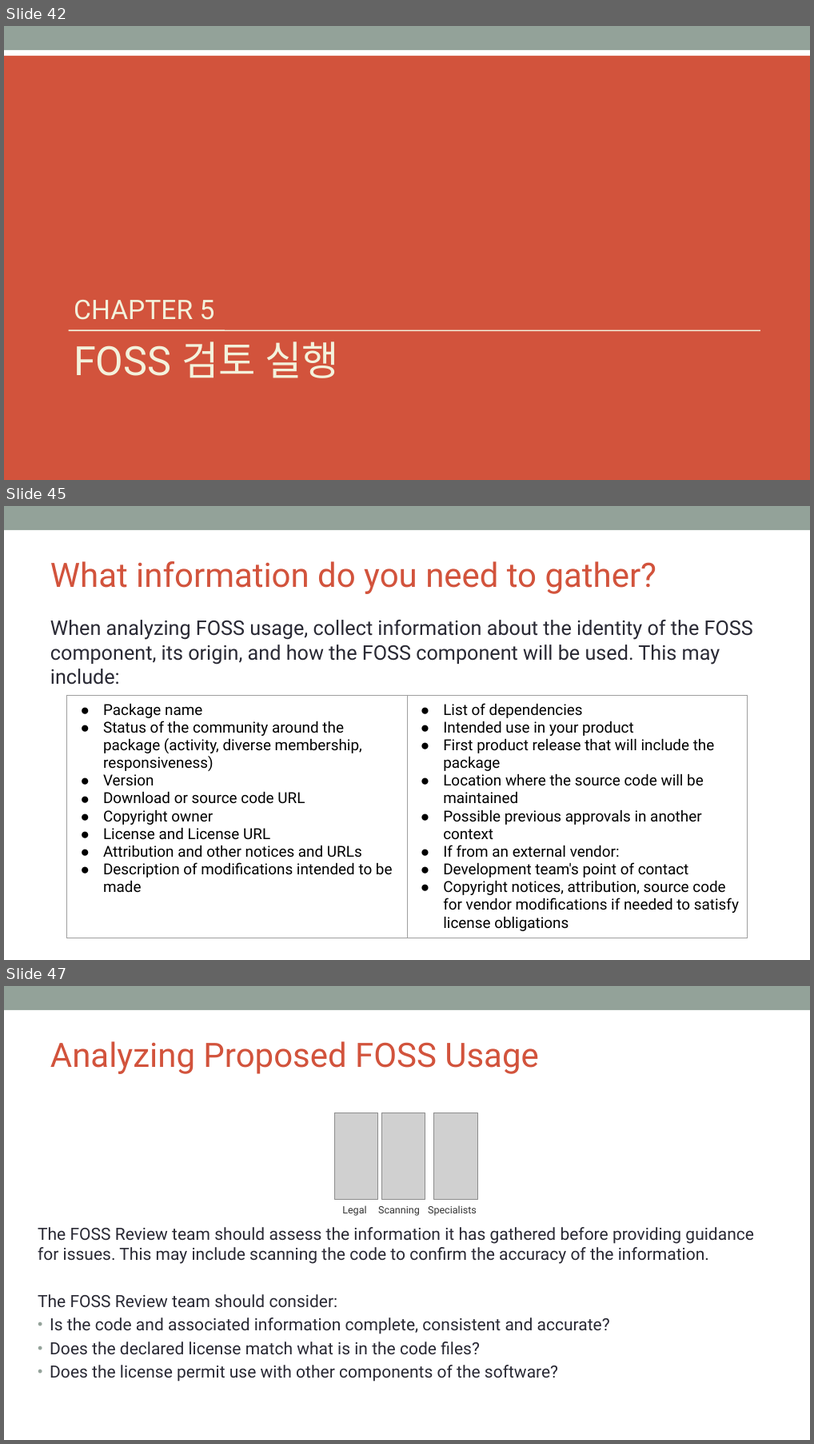
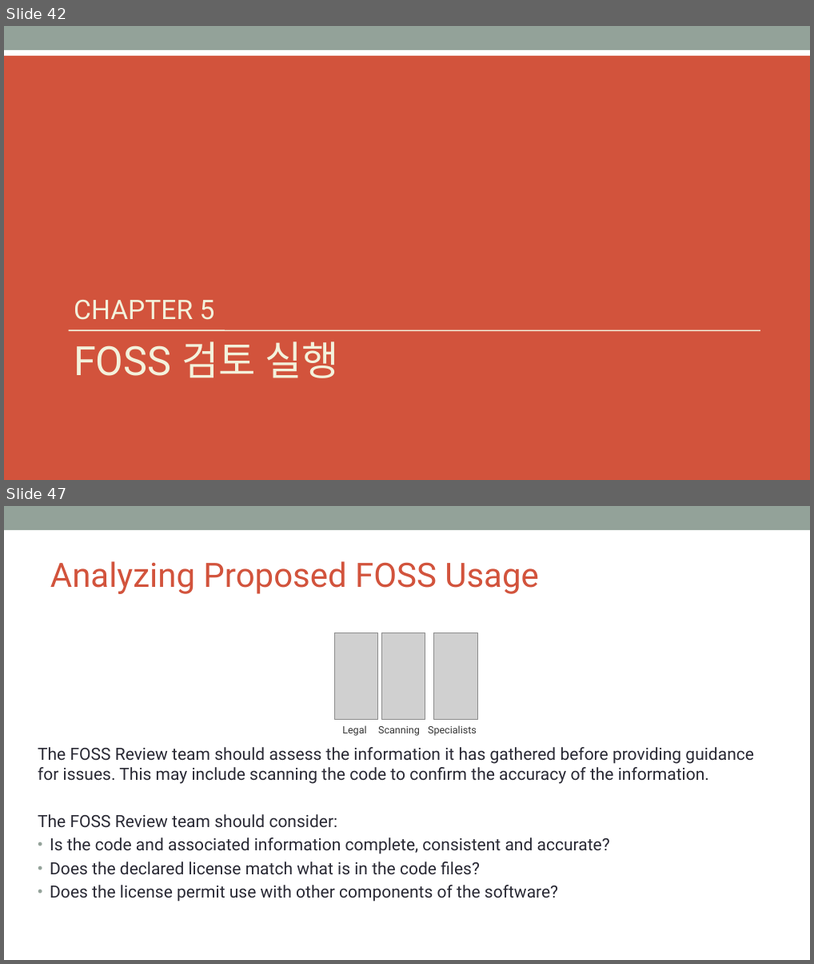
Before and after one commit to OpenChain-KWG/Curriculum-Translation-KR, a slide deck: target/slides/openchain-curriculum-for-1-1.pptx. Shown one above the other, each under a label of ours: slides 42, 45 and 47 before the commit, slides 42 and 47 after it; the slides between them are not shown. The pictures are 814x1444 and 814x964 pixels, drawn with LibreOffice and Linux fonts; fonts in the diff are those of the drawing; grey boxes stand for pictures; background and template pictures are left out. Boxes give left, top, right and bottom in pixels: in the first picture for what was removed or moved away, otherwise in the second. Text is boxed around its words. In the diff, an @@ line names an element or a change of style, - is before the commit and + after.

```diff
--- a/target/slides/openchain-curriculum-for-1-1.pptx
+++ b/target/slides/openchain-curriculum-for-1-1.pptx
@@ slide 45 removed at box(4, 506, 810, 960), background #FFFFFF; not listed: 1 template element that a slide beside it also shows @@
@@ title removed at box(50, 561, 657, 594) @@
-What information do you need to gather?
@@ text removed at box(50, 620, 754, 684) @@
-When analyzing FOSS usage, collect information about the identity of the FOSS component, its origin, and how the FOSS component will be used. This may include:
@@ table removed at box(67, 695, 747, 934), 1 rows, 2 columns @@
-Package name / Status of the community around the package (activity, diverse membership, responsiveness) / Version / Download or source code URL / Copyright owner / License and License URL / Attribution and other notices and URLs / Description of modifications intended to be made | List of dependencies / Intended use in your product / First product release that will include the package / Location where the source code will be maintained / Possible previous approvals in another context / If from an external vendor: / Development team's point of contact / Copyright notices, attribution, source code for vendor modifications if needed to satisfy license obligations
```
Also in this commit, not shown: 4 slides changed, 3 slides added, 2 other slides removed, 10 other files.
